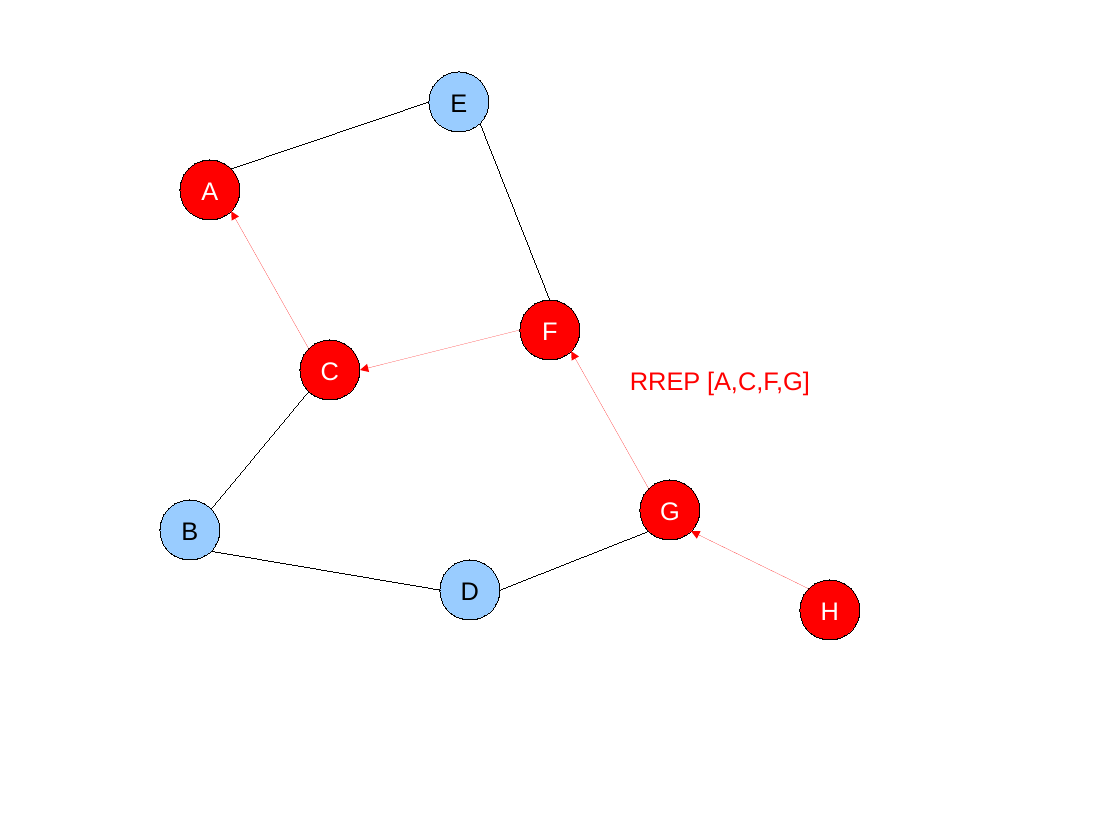
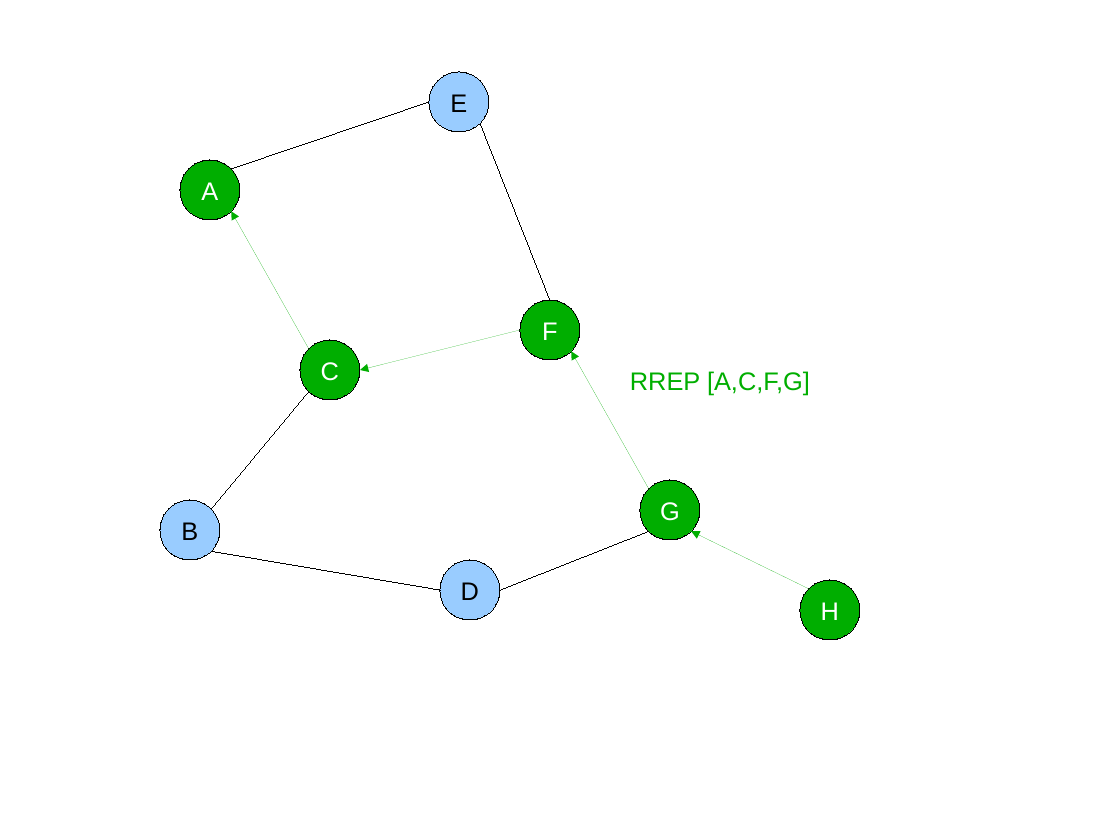
Before and after one commit to lbarbisan/adhoc, a slide deck: slide 9 of work/dsr/dsr_routage.odp. Drawn at 1120x840 pixels with LibreOffice and Linux fonts; fonts in the diff are those of the drawing. Boxes give left, top, right and bottom in pixels: in the first picture for what was removed or moved away, otherwise in the second. Text is boxed around its words. In the diff, an @@ line names an element or a change of style, - is before the commit and + after.

```diff
--- a/work/dsr/dsr_routage.odp
+++ b/work/dsr/dsr_routage.odp
@@ arrow (309, 349) - (232, 211): stroke #FF0000 0 pt to #00AE00 0 pt @@
@@ arrow (360, 370) - (520, 330): stroke #FF0000 0 pt to #00AE00 0 pt @@
@@ arrow (571, 352) - (649, 489): stroke #FF0000 0 pt to #00AE00 0 pt @@
@@ text "RREP [A,C,F,G]" at [630,371,810,395]: text colour #FF0000 to #00AE00 @@
@@ arrow (809, 588) - (691, 532): stroke #FF0000 0 pt to #00AE00 0 pt @@
@@ fill #FF0000 to #00AE00 in 5 elements at [180,160,240,220], [300,340,360,400], [520,300,580,360], [640,480,700,540], [800,580,860,640] @@
```
Also in this commit, not shown: 4 other slides changed, 5 slides added.
